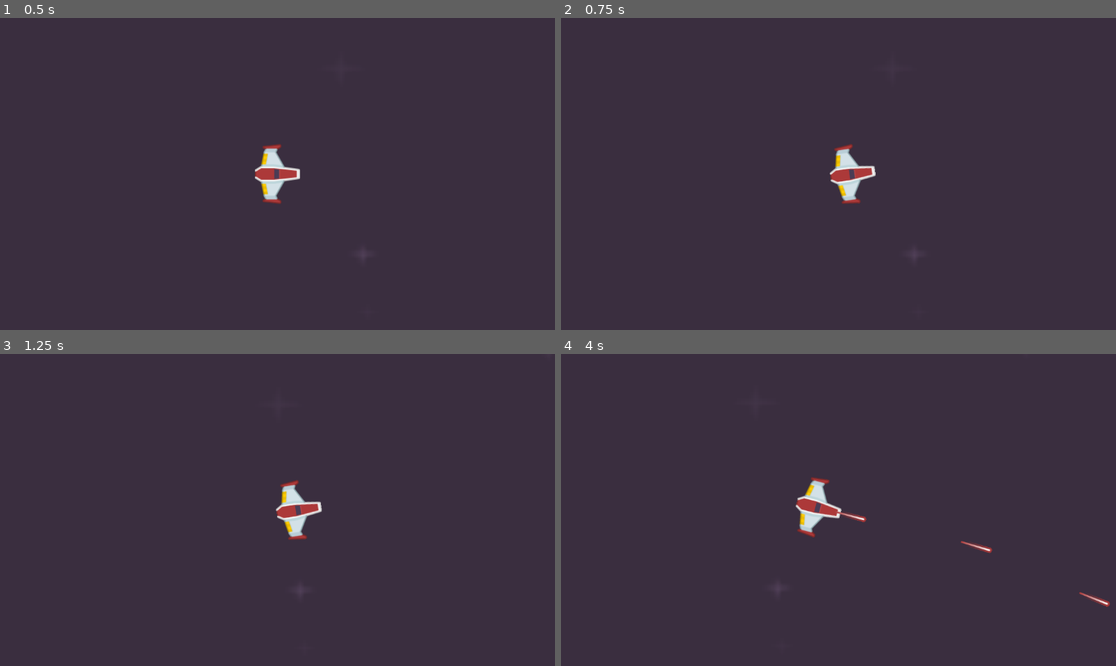
Above: before the commit, frames 1-4 (two rows, left to right).
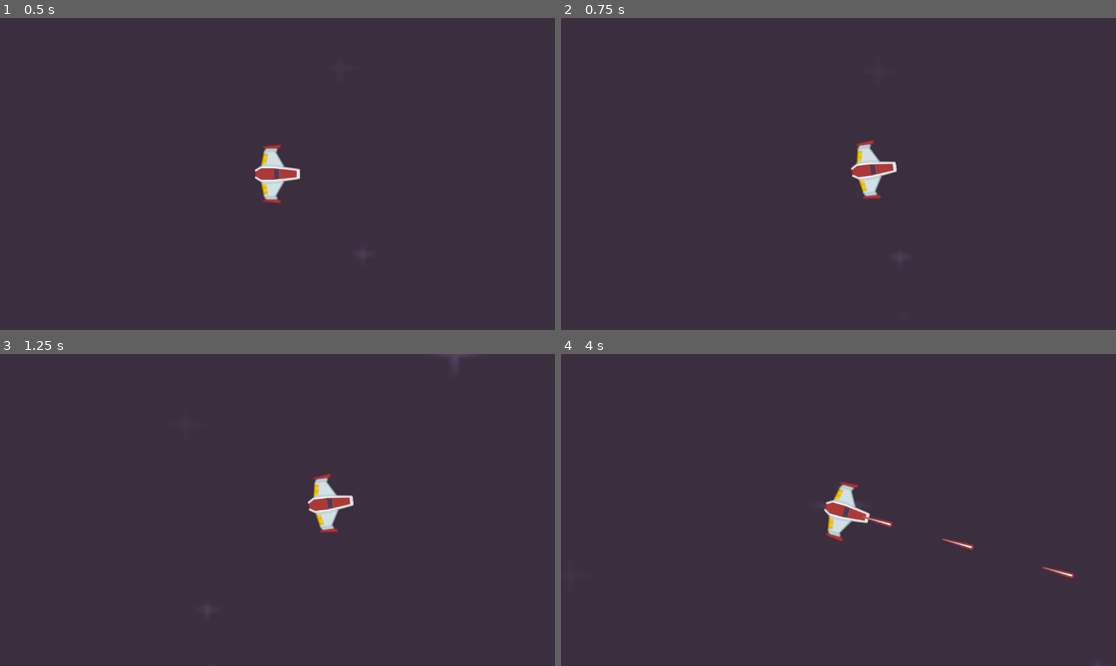
Above: after the commit, the same moments.

Repository: mosaic-studio/godot-space-invader
Game: Godot game, scene res://Scene/main_scene.tscn
The game is run twice, just before and just after one commit, with the same random seed, the same clock (stepped at 60 frames per second) and the same inputs.
Inputs (mouse positions are in pixels of both pictures, inside the frame that each line leads up to):
- Up to frame 1 (0.5 s): no input
- Up to frame 2 (0.75 s): tap Enter at 0.5 s; move the mouse to (960, 158) at 0.52 s; hold Right (Right) from 0.53 s (still down); hold Shift (Move, bound only after the commit) from 0.53 s (still down)
- Up to frame 3 (1.25 s): keep holding Right (Right); keep holding Shift (Move, bound only after the commit)
- Up to frame 4 (4 s): move the mouse to (727, 525) at 1.27 s; release Right (Right) at 1.28 s; release Shift (Move, bound only after the commit) at 1.28 s; hold Down (Down) 1.28-2.03 s; click (727, 525) at 1.35 s; tap Shift (Move, bound only after the commit) at 1.55, 2.85, 3.8 s; move the mouse to (894, 441) at 2.02 s; hold Right (Right) 2.03-2.78 s; hold Shift (Move, bound only after the commit) 2.03-2.78 s; move the mouse to (810, 572) at 2.77 s; hold Up (Up) 2.78-3.53 s; move the mouse to (1005, 556) at 3.52 s; press the mouse at (1005, 556) at 3.53 s; hold A (Left) from 3.53 s (still down)

Frame 1 is identical in both runs. In frame 2, 1.3% of the frame differs, in the area x 48-61%, y 38-60%; in frame 3, 1.5%; in frame 4, 1.8%, in the area x 42-99%, y 39-82%.

Commit message:
Modificações
Mover de pressionando shift

Diff:
--- a/Scripts/PlayerMovement.gd
+++ b/Scripts/PlayerMovement.gd
@@ -1,6 +1,6 @@
 extends CharacterBody2D
 
-const SPEED = 200.0
+const SPEED = 500.0
 @export var Bullet: PackedScene
 @onready var Camera = get_node("Camera2D")
 @export var fire_rate = 0.2
@@ -16,19 +16,30 @@
 
 
 func _move():
-	var direction_x = Input.get_axis("Left", "Right")
-	var direction_y = Input.get_axis("Up", "Down")
-	velocity.x = 0
-	velocity.y = 0
+	Camera.set("offset", Vector2(0, 0))
+	# var direction_x = Input.get_axis("Left", "Right")
+	# var direction_y = Input.get_axis("Up", "Down")
 
-	if direction_x:
-		velocity.x = direction_x * SPEED
-	if direction_y:
-		velocity.y = direction_y * SPEED
+	var speed = Input.get_action_strength("Move") * SPEED
+	# velocity.x = 0
+	# velocity.y = 0
+
+	# if direction_x:
+	# 	velocity.x = direction_x * SPEED
+	# if direction_y:
+	# 	velocity.y = direction_y * SPEED
+
+	var velocity_tmp = get_global_mouse_position() - self.global_position
+
+	self.velocity = velocity_tmp.normalized() * speed
+
+
+	# velocity = get_global_mouse_position()
 
 	self.look_at(get_global_mouse_position())
 
 	move_and_slide()
+	# move_to_front()
 
 func _shoot(delta: float):
 	timer += delta
@@ -53,8 +64,6 @@
 		# These statements below handle camera shake
 		# Camera.set("offset", Vector2(randf_range(-4, 4), randf_range(-4, 4)))
 		timer = 0
-	else:
-		Camera.set("offset", Vector2(0, 0))
 
 # Called every frame. 'delta' is the elapsed time since the previous frame.
 func _physics_process(delta: float):
--- a/project.godot
+++ b/project.godot
@@ -44,5 +44,11 @@
 Shoot={
 "deadzone": 0.5,
 "events": [Object(InputEventMouseButton,"resource_local_to_scene":false,"resource_name":"","device":-1,"window_id":0,"a …(258 unchanged characters)…
+, Object(InputEventKey,"resource_local_to_scene":false,"resource_name":"","device":0,"window_id":0,"alt_pressed":false,"shift_pressed":false,"ctrl_pressed":false,"meta_pressed":false,"pressed":false,"keycode":0,"physical_keycode":32,"key_label":0,"unicode":0,"echo":false,"script":null)
 ]
 }
+Move={
+"deadzone": 0.5,
+"events": [Object(InputEventKey,"resource_local_to_scene":false,"resource_name":"","device":0,"window_id":0,"alt_pressed":false,"shift_pressed":false,"ctrl_pressed":false,"meta_pressed":false,"pressed":false,"keycode":0,"physical_keycode":4194325,"key_label":0,"unicode":0,"echo":false,"script":null)
+]
+}
